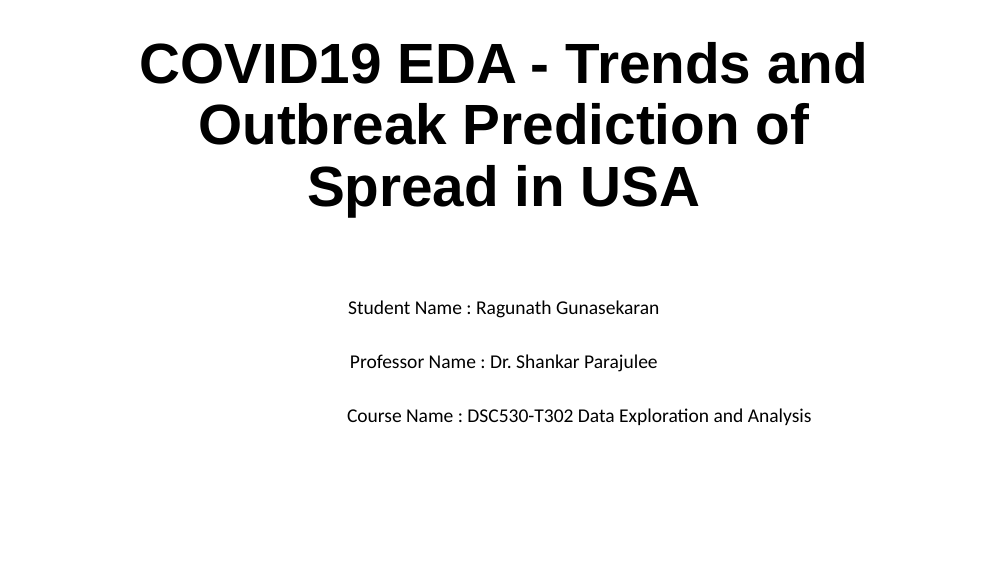
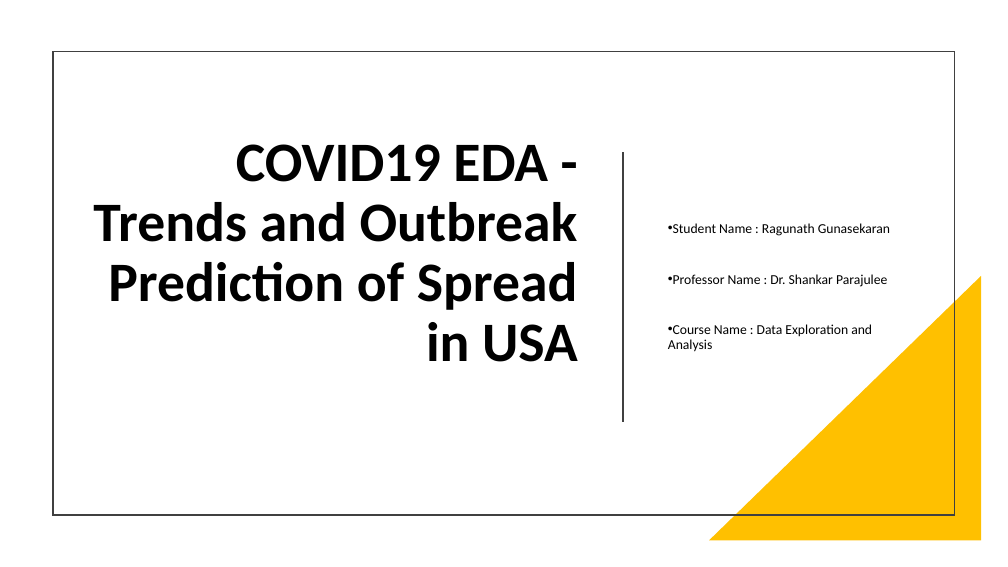
Before and after one commit to RGunasekaran21249030/DS530-RGunasekaran, a slide deck: slide 1 of Final Project/statistical question - hypothesis - Ragunath Gunasekaran.pptx. Drawn at 1008x567 pixels with LibreOffice and Linux fonts; fonts in the diff are those of the drawing. Boxes give left, top, right and bottom in pixels: in the first picture for what was removed or moved away, otherwise in the second. Text is boxed around its words. In the diff, an @@ line names an element or a change of style, - is before the commit and + after.

```diff
--- a/Final Project/statistical question - hypothesis - Ragunath Gunasekaran.pptx
+++ b/Final Project/statistical question - hypothesis - Ragunath Gunasekaran.pptx
@@ rectangle added at <box>53,51,955,515</box>, outline #404040 1.5 pt @@
@@ title "COVID19 EDA - Trends and ...": place and size @@
-title "COVID19 EDA - Trends and ..." at <box>140,42,868,216</box>
+title "COVID19 EDA - Trends and ..." at <box>93,144,578,362</box>
@@ title "COVID19 EDA - Trends and ..." at <box>93,144,578,362</box>: size 54 to 53 pt, font Arial to Calibri; alignment centre to right; vertical alignment bottom to middle @@
@@ line added from (623, 154) to (623, 421), #404040 1.5 pt @@
@@ subtitle "Student Name : Ragunath Gunasekaran": place and size @@
-subtitle "Student Name : Ragunath Gunasekaran" at <box>347,300,812,425</box>
+subtitle "Student Name : Ragunath Gunasekaran" at <box>668,223,890,352</box>
@@ subtitle "Student Name : Ragunath Gunasekaran" at <box>668,223,890,352</box>: vertical alignment top to middle @@
@@ subtitle at <box>673,223,890,287</box>: size 18.6 to 13 pt in "Student Name : Ragunath Gunasekaran", "Professor Name : Dr. Shankar Parajulee"; alignment centre to left; bullet none to •; line spacing 0.7 to 0.9 @@
@@ right triangle added at <box>709,276,982,541</box>, fill #FFC000 @@
@@ subtitle at <box>668,324,872,352</box>: text changed; size 18.6 to 13 pt @@
-Course Name : DSC530-T302 Data Exploration and Analysis
+• Course Name : Data Exploration and Analysis
```
Also in this commit, not shown: 14 slides added.
